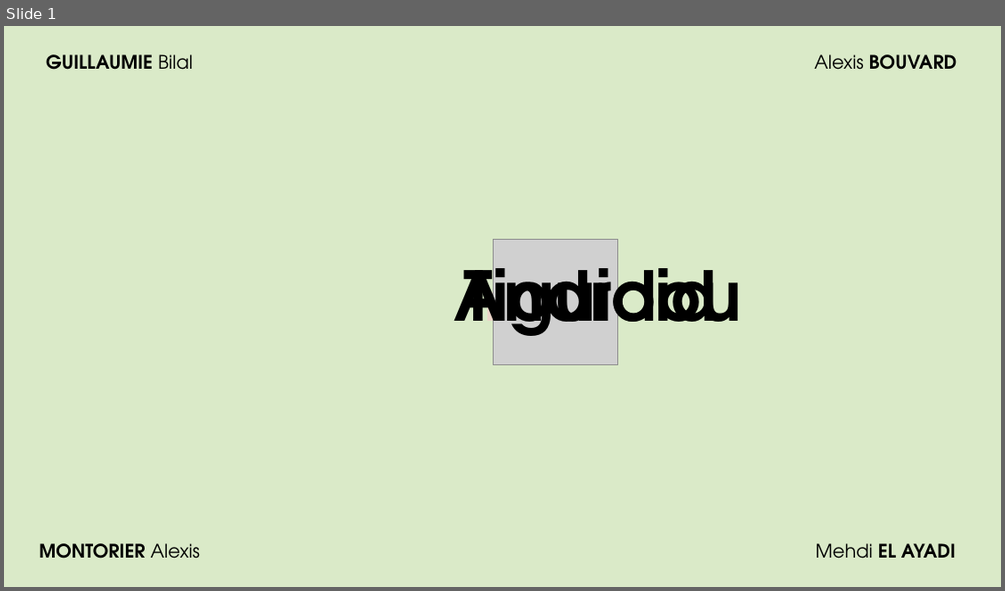
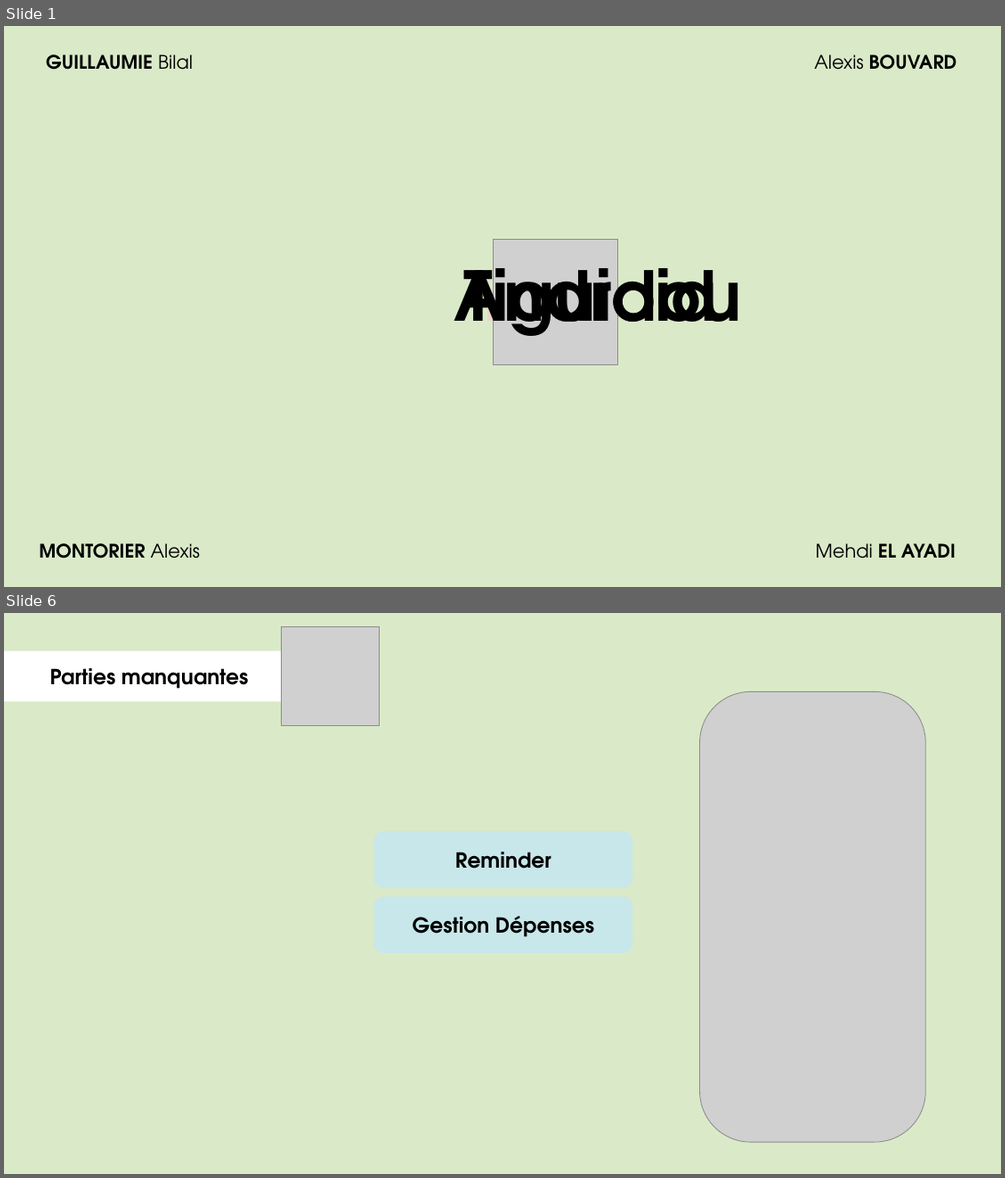
Before and after one commit to Albouvard/AppBoiteAOutil, a slide deck: présentation_android.pptx. Shown one above the other, each under a label of ours: slide 1 before the commit, slides 1 and 6 after it; the slides between them are not shown. The pictures are 1005x591 and 1005x1178 pixels, drawn with LibreOffice and Linux fonts; fonts in the diff are those of the drawing; grey boxes stand for pictures. Boxes give left, top, right and bottom in pixels: in the first picture for what was removed or moved away, otherwise in the second. Text is boxed around its words. In the diff, an @@ line names an element or a change of style, - is before the commit and + after.

```diff
--- a/présentation_android.pptx
+++ b/présentation_android.pptx
@@ slide 6 added at (4, 613, 1001, 1174), background #DAEAC8 @@
@@ picture added at (282, 626, 380, 726) @@
@@ rounded rectangle added at (4, 651, 302, 700), fill #FFFFFF, outline #FFFFFF 1 pt, 20 pt, text #000000, bold @@
+Parties manquantes
@@ picture added at (699, 691, 925, 1142) @@
@@ rounded rectangle added at (374, 831, 633, 887), fill #C8E7EA, 20 pt, text #000000, bold @@
+Reminder
@@ rounded rectangle added at (374, 896, 633, 952), fill #C8E7EA, 20 pt, text #000000, bold @@
+Gestion Dépenses
```
Also in this commit, not shown: 3 slides changed, 4 other slides added, 1 slide removed, 3 other files.
